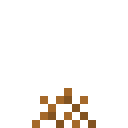
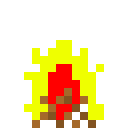
Comparing the layer stacks of the two (128, 128) images. Changes:
painted on "Background" over left=24, top=40, right=104, bottom=120
